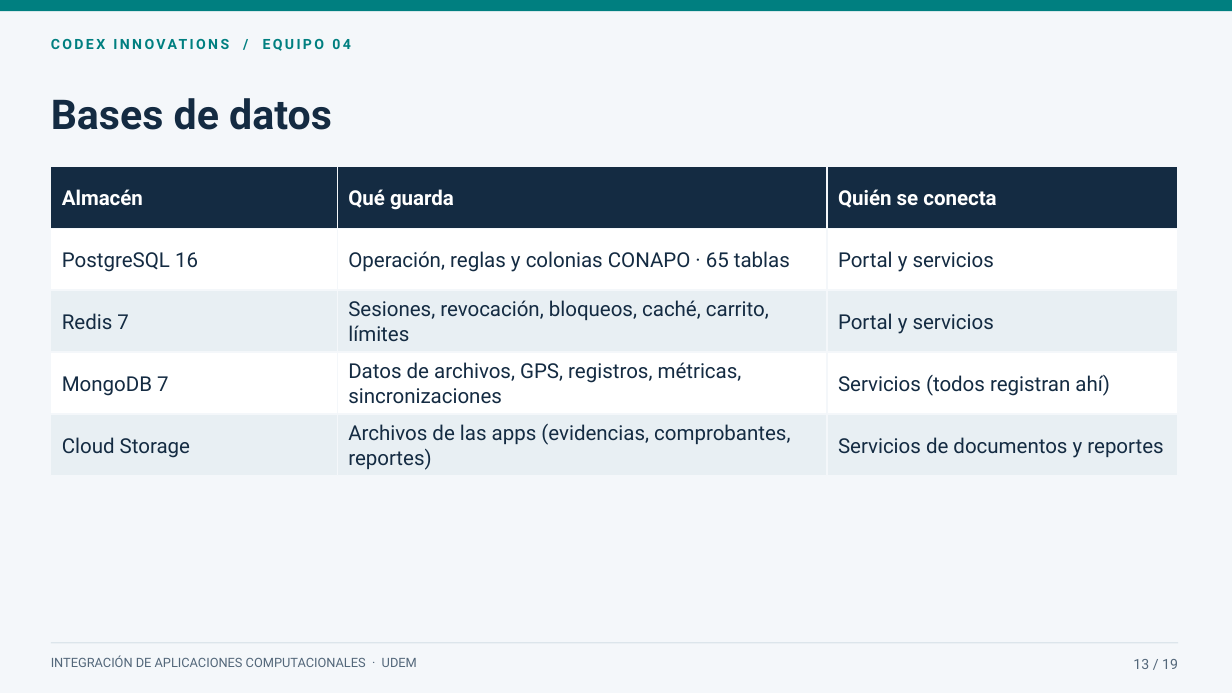
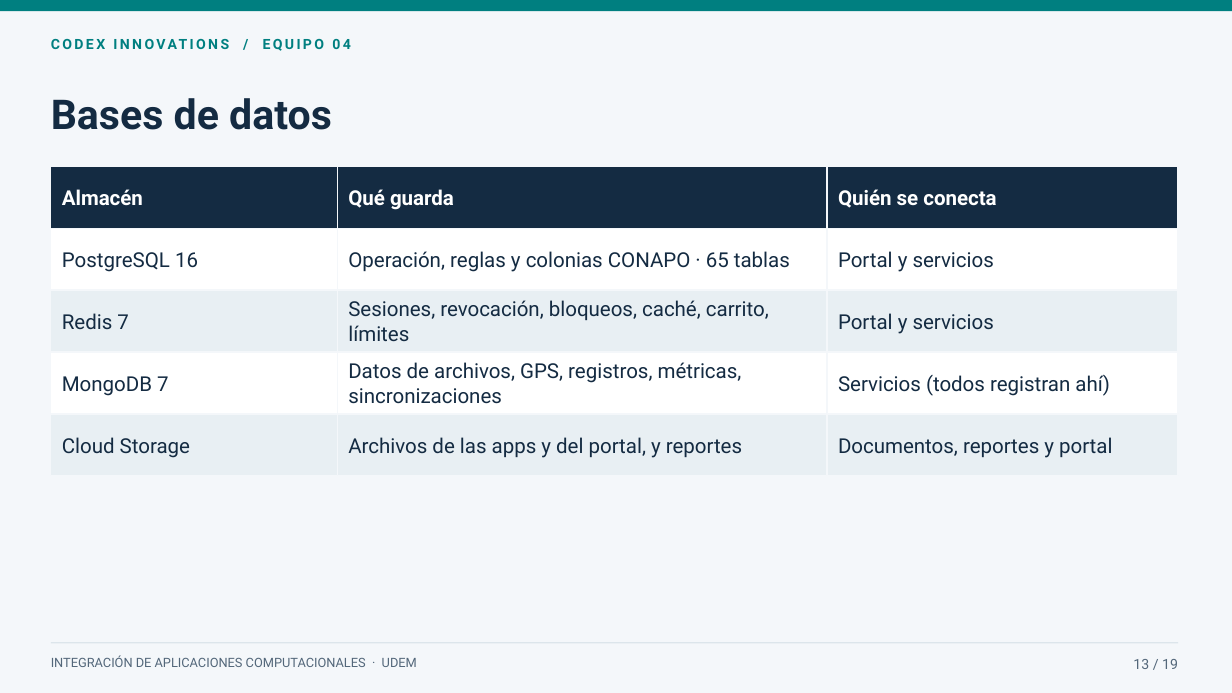
Before and after one commit to mauro-castp/proyecto-integracion, a slide deck: slide 13 of presentacion/Microhubs · Presentación final.pptx. Drawn at 1232x693 pixels with LibreOffice and Linux fonts; fonts in the diff are those of the drawing. Boxes give left, top, right and bottom in pixels: in the first picture for what was removed or moved away, otherwise in the second. Text is boxed around its words. In the diff, an @@ line names an element or a change of style, - is before the commit and + after.

```diff
--- a/presentacion/Microhubs · Presentación final.pptx
+++ b/presentacion/Microhubs · Presentación final.pptx
@@ text at (x1=348, y1=437, x2=742, y2=458): text changed @@
-Archivos de las apps (evidencias, comprobantes, reportes)
+Archivos de las apps y del portal, y reportes
@@ text at (x1=838, y1=437, x2=1112, y2=458): text changed @@
-Servicios de documentos y reportes
+Documentos, reportes y portal
```
Also in this commit, not shown: 9 other slides changed, 23 other files.
